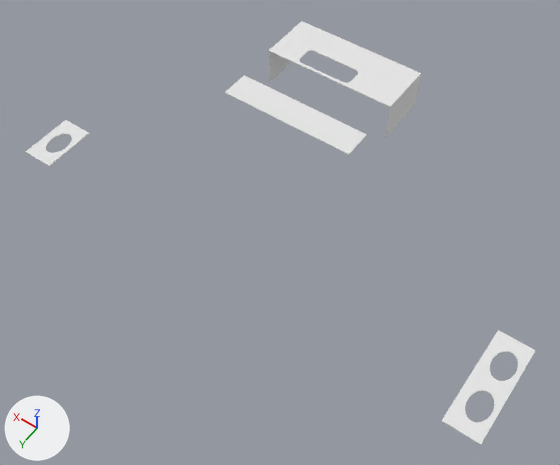
An edit to the OBJ model models/benchtops.obj, drawn before and after from the same camera.
One viewpoint serves both versions: a 50 mm camera at (-0.8, 28.4, 22.3) aimed at (9.5, 13.9, -0.4). Lighting does not change. The marker at lower left points along +X, +Y and +Z. Where no turn or scale is listed for an object, it has been applied to the vertices.

Names of what the first picture shows: 'benchtops'.
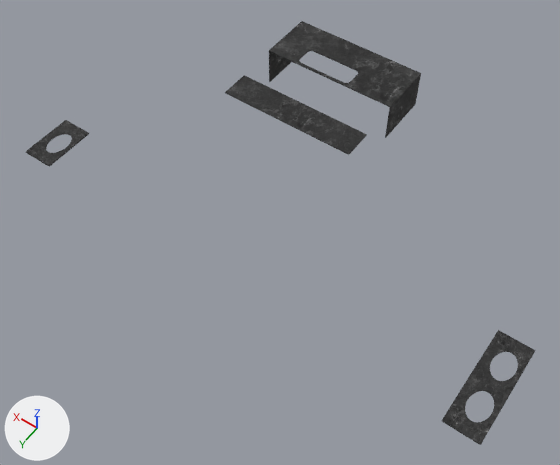
The newer file is also rescaled (x0.5) as a whole; pictures and numbers use the older file's frame.

Boxes (x1, y1, x2, y2) around the edits, measured in the pictures (560 x 465 px):
'benchtops', recoloured (white to black): (26, 21, 536, 445) in both

The change, as a list of edits to the scene's bpy script:
```text
Add img_seamless_marble_texture_jpg:
    img_seamless_marble_texture_jpg = load_image('Seamless marble texture.jpg', 'Seamless marble texture.jpg', 1600, 1600, 'sRGB')
Add mat_benchtops:
    mat_benchtops = principled_material('benchtops')
    mat_benchtops.texture = img_seamless_marble_texture_jpg
    mat_benchtops.roughness = 0.9
Change me_benchtops:
    where me_benchtops.from_pydata(...)  # 276 vertices, 552 faces; spans x -0.3..18.5, y 5.4..18.0, z 0.0..1.7
    remove me_benchtops.materials.append(mat_material__1769)  # white #e7e7e7
    add me_benchtops.materials.append(mat_benchtops)  # picture img_seamless_marble_texture_jpg
```
